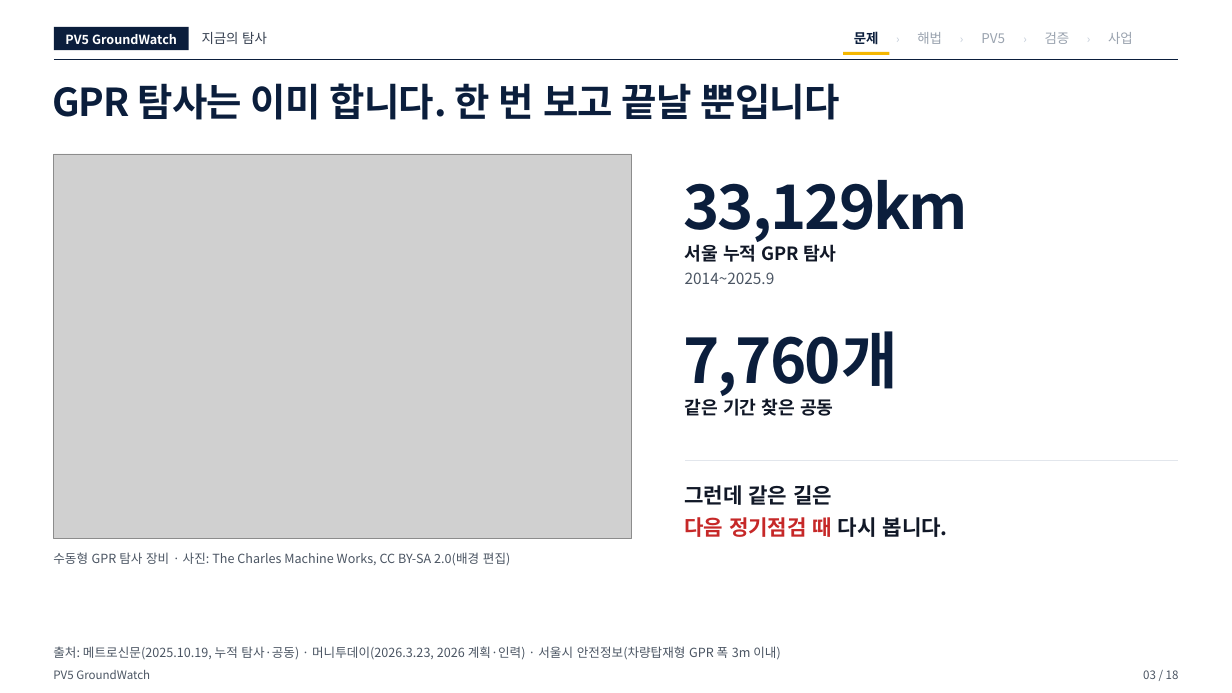
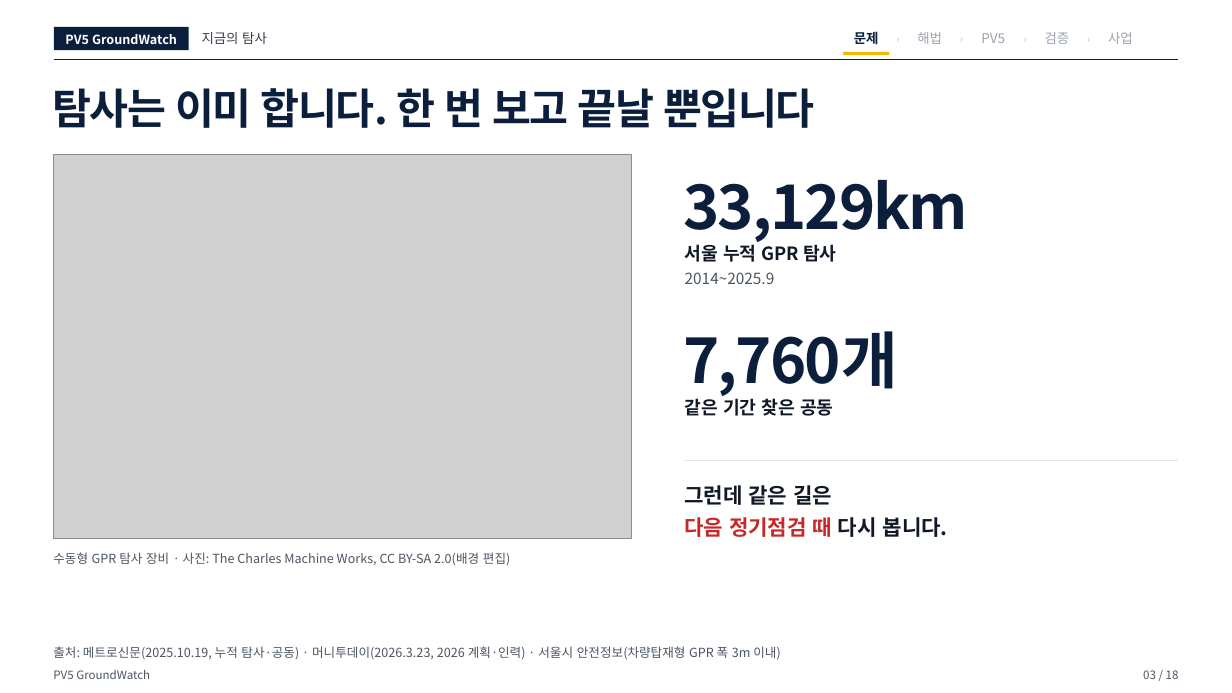
Before and after one commit to woojin-choe/pv5-hose-lab, a slide deck: slide 3 of ppt_all/PV5_GroundWatch_10_25.pptx. Drawn at 1232x693 pixels with LibreOffice and Linux fonts; fonts in the diff are those of the drawing; grey boxes stand for pictures. Boxes give left, top, right and bottom in pixels: in the first picture for what was removed or moved away, otherwise in the second. Text is boxed around its words. In the diff, an @@ line names an element or a change of style, - is before the commit and + after.

```diff
--- a/ppt_all/PV5_GroundWatch_10_25.pptx
+++ b/ppt_all/PV5_GroundWatch_10_25.pptx
@@ text at (52,88,815,128): text changed; size 30 to 33 pt @@
-GPR 탐사는 이미 합니다. 한 번 보고 끝날 뿐입니다
+탐사는 이미 합니다. 한 번 보고 끝날 뿐입니다
```
Also in this commit, not shown: 11 other slides changed, 17 other files.
